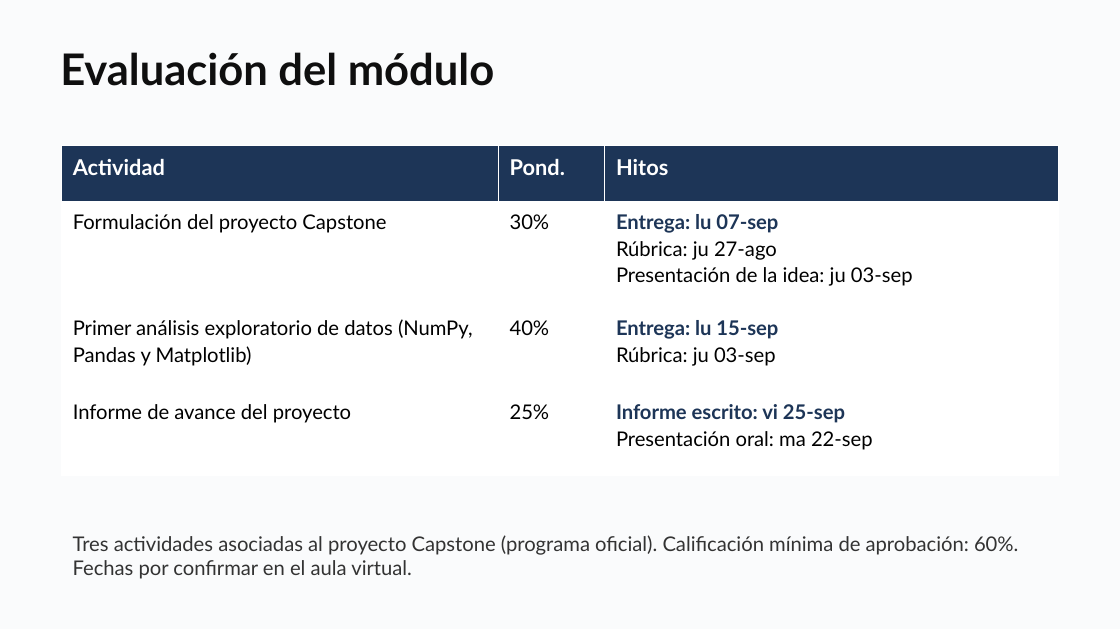
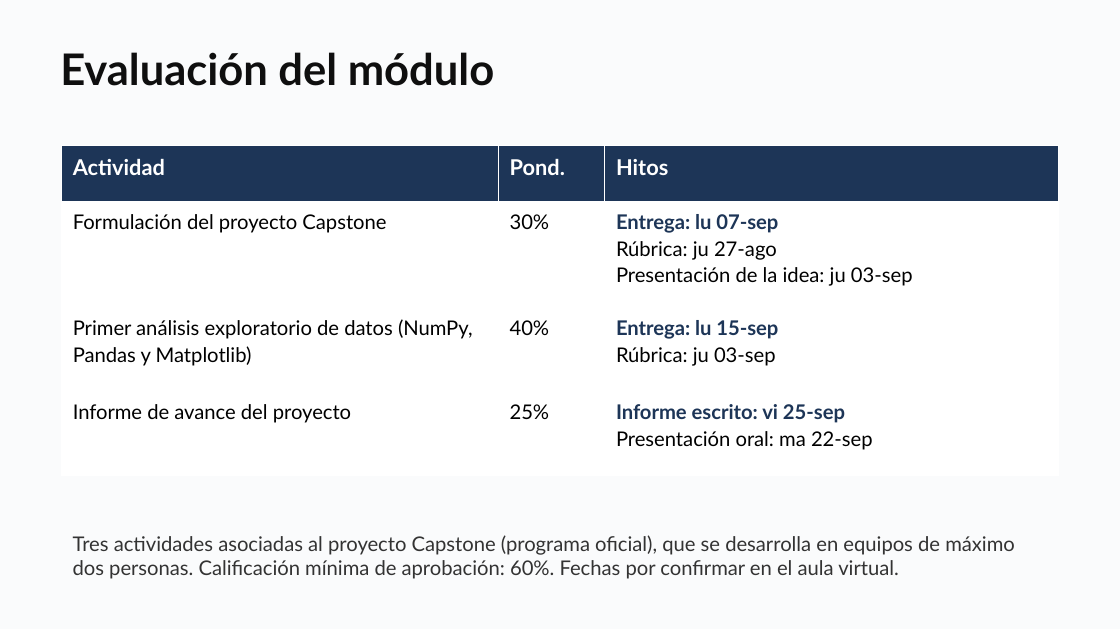
Before and after one commit to daniopitz/diplomado-cdd, a slide deck: slide 11 of presentaciones/clase01_fundamentos_ecosistema.pptx. Drawn at 1120x629 pixels with LibreOffice and Linux fonts; fonts in the diff are those of the drawing. Boxes give left, top, right and bottom in pixels: in the first picture for what was removed or moved away, otherwise in the second. Text is boxed around its words. In the diff, an @@ line names an element or a change of style, - is before the commit and + after.

```diff
--- a/presentaciones/clase01_fundamentos_ecosistema.pptx
+++ b/presentaciones/clase01_fundamentos_ecosistema.pptx
@@ text at [73, 535, 1015, 579]: text changed @@
-Tres actividades asociadas al proyecto Capstone (programa oficial). Calificación mínima de aprobación: 60%. Fechas por confirmar en el aula virtual.
+Tres actividades asociadas al proyecto Capstone (programa oficial), que se desarrolla en equipos de máximo dos personas. Calificación mínima de aprobación: 60%. Fechas por confirmar en el aula virtual.
```
Also in this commit, not shown: 2 other files.
